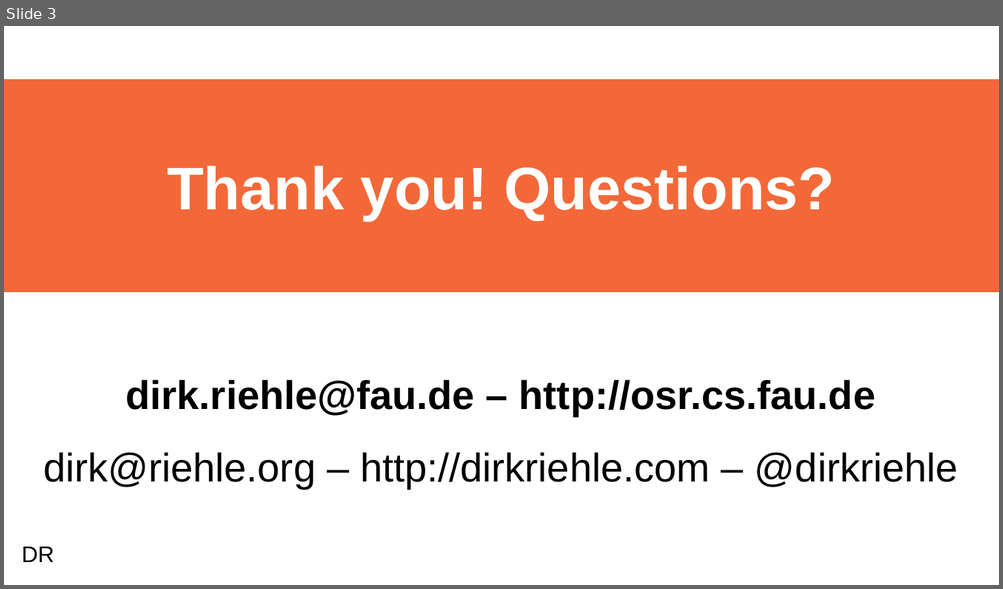
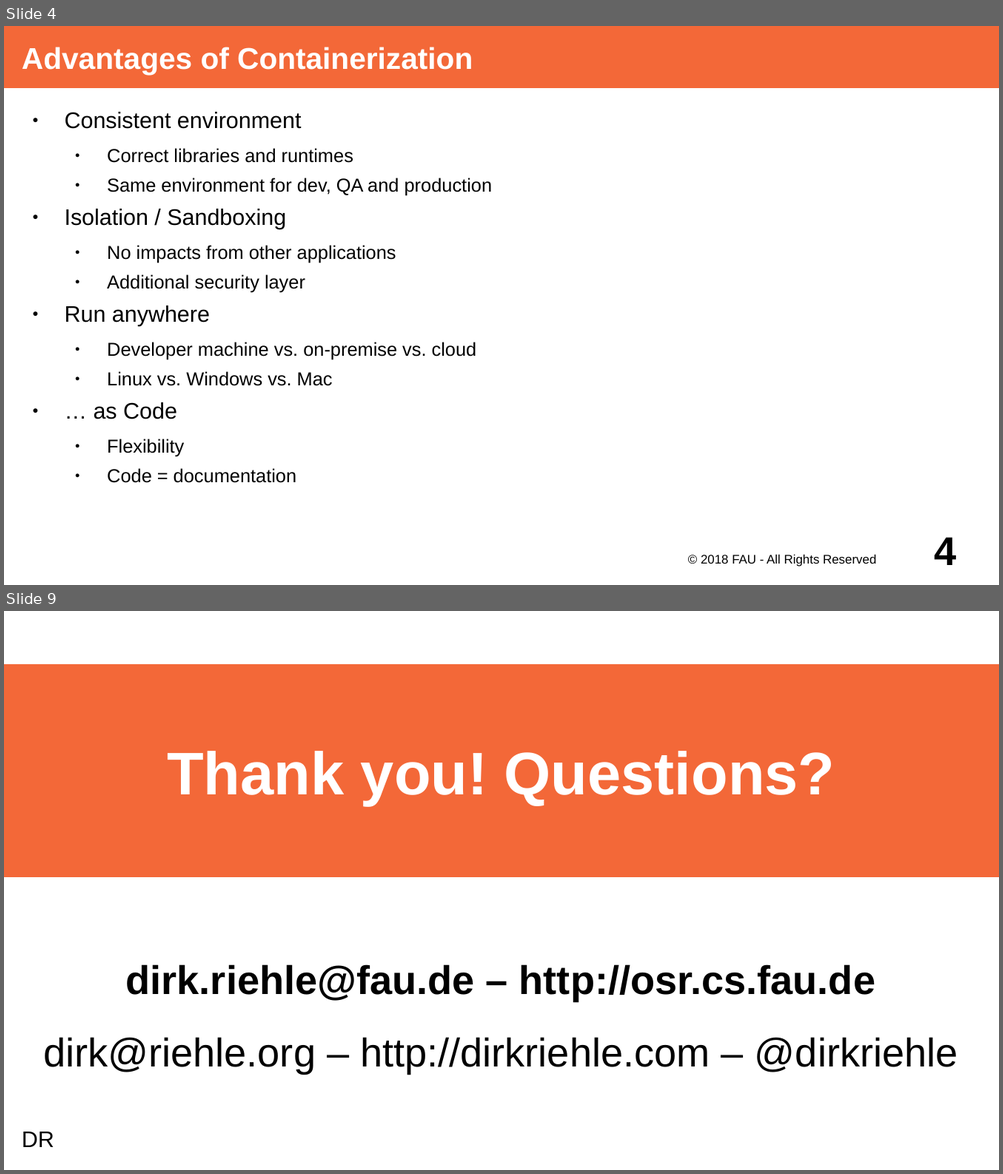
Before and after one commit to dirkriehle/adap-course, a slide deck: Lecture Slides/ADAP Z01 - Containerization.odp. Shown one above the other, each under a label of ours: slide 3 before the commit, slides 4 and 9 after it; the slides between them are not shown. The pictures are 1003x589 and 1003x1174 pixels, drawn with LibreOffice and Linux fonts; fonts in the diff are those of the drawing. Boxes give left, top, right and bottom in pixels: in the first picture for what was removed or moved away, otherwise in the second. Text is boxed around its words. In the diff, an @@ line names an element or a change of style, - is before the commit and + after.

```diff
--- a/Lecture Slides/ADAP Z01 - Containerization.odp
+++ b/Lecture Slides/ADAP Z01 - Containerization.odp
@@ slide 4 added at [4,26,999,585], background #FFFFFF @@
@@ title added at [4,26,999,88], fill #F36838, 24 pt, text #FFFFFF, bold @@
+Advantages of Containerization
@@ text added at [65,112,492,483], 15 pt, text #000000 @@
+● Consistent environment
+  ● Correct libraries and runtimes
+  ● Same environment for dev, QA and production
+● Isolation / Sandboxing
+  ● No impacts from other applications
+  ● Additional security layer
+● Run anywhere
+  ● Developer machine vs. on-premise vs. cloud
+  ● Linux vs. Windows vs. Mac
+● … as Code
+  ● Flexibility
+  ● Code = documentation
@@ text added at [700,554,876,567], 10 pt, text #000000 @@
+© 2018 FAU - All Rights Reserved
@@ page number added at [934,537,956,565], 32 pt, text #000000, bold @@
+4
@@ what was slide 3 is now slide 9 @@
```
Also in this commit, not shown: 2 slides changed, 5 other slides added.
